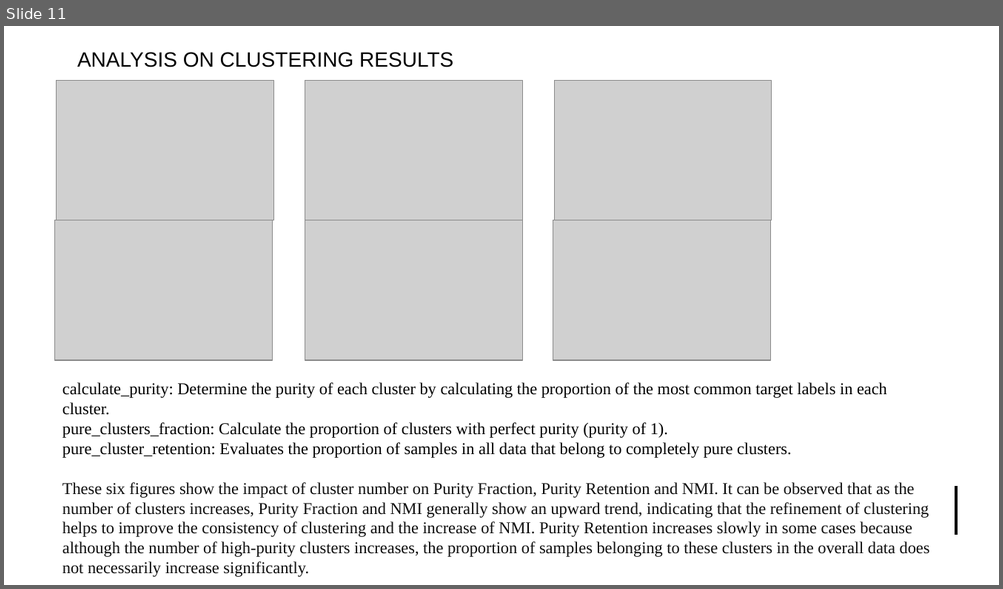
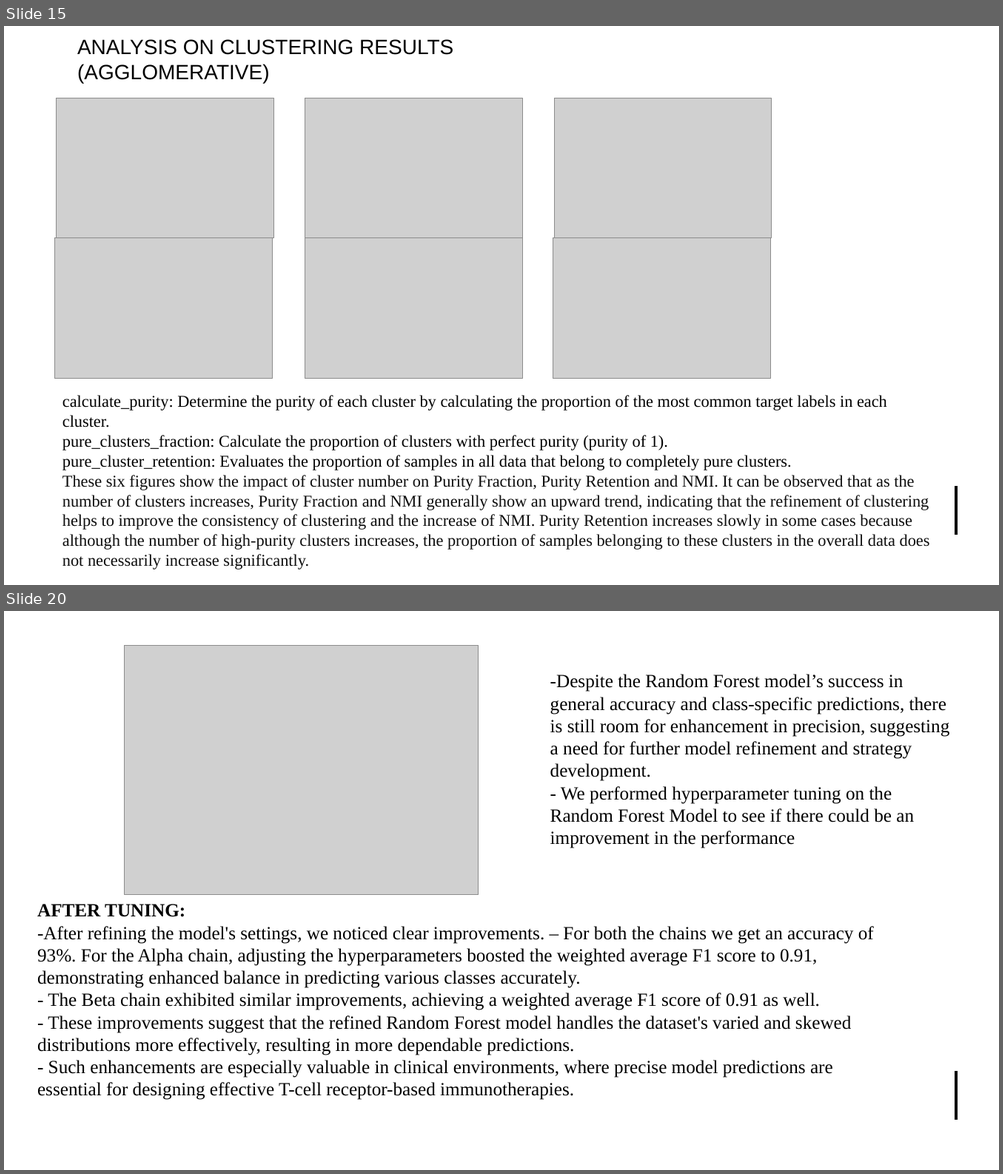
Before and after one commit to UoB-DSMP-2023-24/dsmp-2024-group4, a slide deck: summative presentation/Summative Oral Presentation-Group 4.pptx. Shown one above the other, each under a label of ours: slide 11 before the commit, slides 15 and 20 after it; the slides between them are not shown. The pictures are 1003x589 and 1003x1174 pixels, drawn with LibreOffice and Linux fonts; fonts in the diff are those of the drawing; grey boxes stand for pictures. Boxes give left, top, right and bottom in pixels: in the first picture for what was removed or moved away, otherwise in the second. Text is boxed around its words. In the diff, an @@ line names an element or a change of style, - is before the commit and + after.

```diff
--- a/summative presentation/Summative Oral Presentation-Group 4.pptx
+++ b/summative presentation/Summative Oral Presentation-Group 4.pptx
@@ slide 20 added at (4, 611, 999, 1170), background #FFFFFF; not listed: 1 template element that a slide beside it also shows @@
@@ picture added at (125, 645, 478, 895) @@
@@ text added at (550, 674, 950, 849), 18 pt, text #000000 @@
+-Despite the Random Forest model’s success in general accuracy and class-specific predictions, there is still room for enhancement in precision, suggesting a need for further model refinement and strategy development.
+- We performed hyperparameter tuning on the Random Forest Model to see if there could be an improvement in the performance
@@ text added at (37, 904, 874, 1100), 18 pt, text #000000 @@
+AFTER TUNING:
+-After refining the model's settings, we noticed clear improvements. – For both the chains we get an accuracy of 93%. For the Alpha chain, adjusting the hyperparameters boosted the weighted average F1 score to 0.91, demonstrating enhanced balance in predicting various classes accurately.
+- The Beta chain exhibited similar improvements, achieving a weighted average F1 score of 0.91 as well.
+- These improvements suggest that the refined Random Forest model handles the dataset's varied and skewed distributions more effectively, resulting in more dependable predictions.
+- Such enhancements are especially valuable in clinical environments, where precise model predictions are essential for designing effective T-cell receptor-based immunotherapies.
@@ what was slide 11 is now slide 15 @@
@@ slide 15 changed as well @@
@@ title at (77, 39, 453, 83): text changed @@
-ANALYSIS ON CLUSTERING RESULTS
+ANALYSIS ON CLUSTERING RESULTS (AGGLOMERATIVE)
@@ 6 pictures: place and size @@
-6 pictures at (55, 81, 771, 361)
+6 pictures at (55, 99, 771, 379)
@@ text "calculate_purity: Determine the purity of ..." rewrapped from (62, 383, 930, 577) to (62, 395, 930, 570) @@
```
Also in this commit, not shown: 2 other slides changed, 16 other slides added, 8 slides removed, 1 other file.
